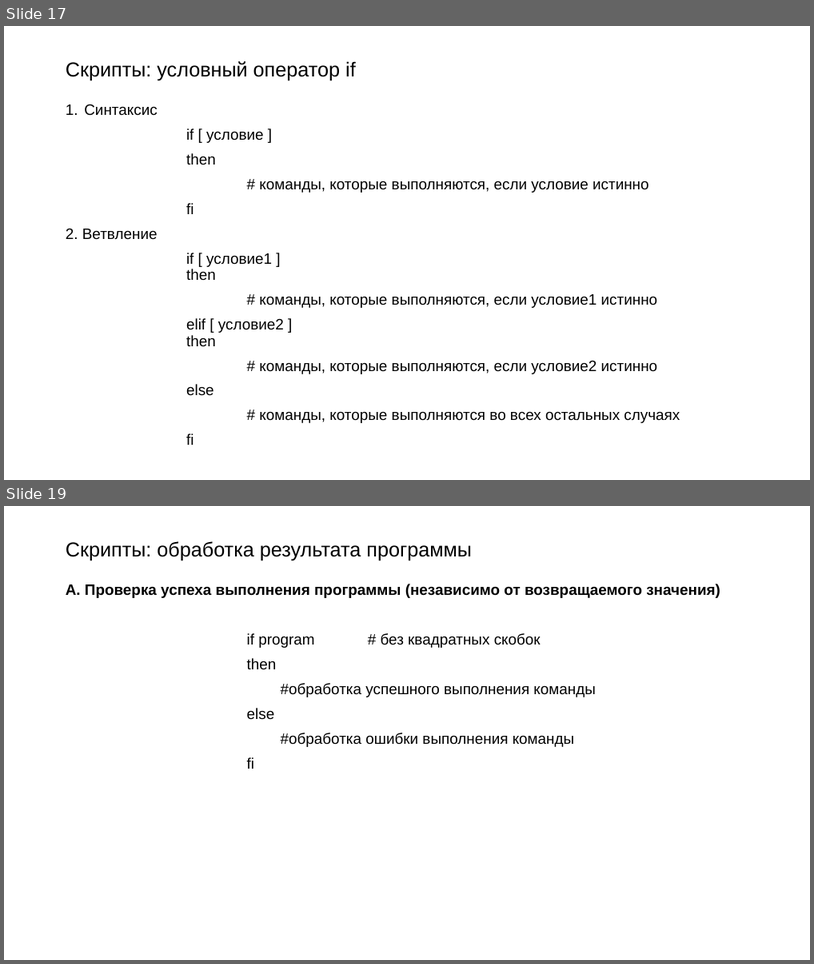
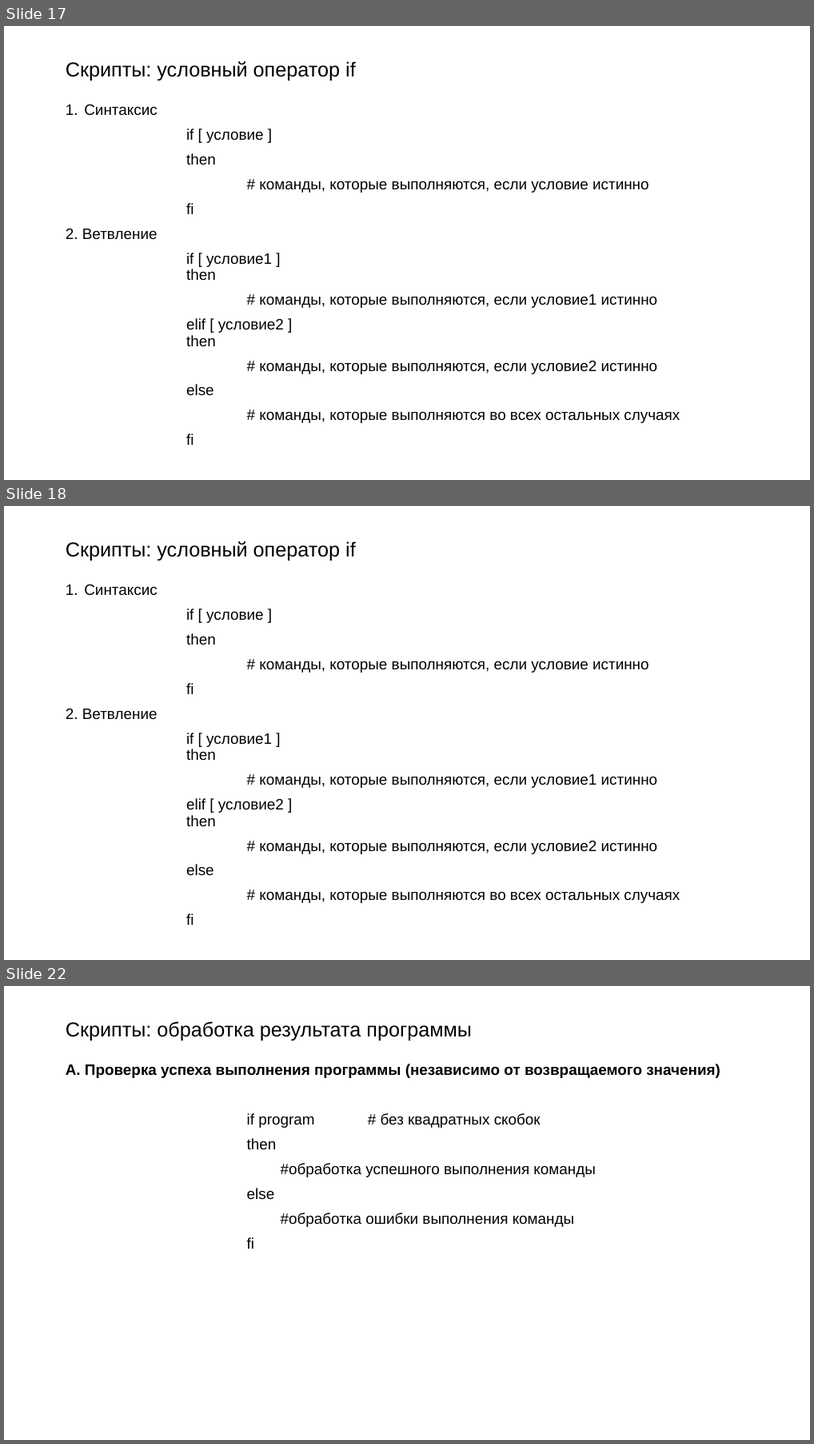
Before and after one commit to Rudeigin/OI, a slide deck: 2 лекция/ОИ bash.pptx. Shown one above the other, each under a label of ours: slides 17 and 19 before the commit, slides 17, 18 and 22 after it; the slides between them are not shown. The pictures are 814x964 and 814x1444 pixels, drawn with LibreOffice and Linux fonts; fonts in the diff are those of the drawing. Boxes give left, top, right and bottom in pixels: in the first picture for what was removed or moved away, otherwise in the second. Text is boxed around its words. In the diff, an @@ line names an element or a change of style, - is before the commit and + after.

```diff
--- a/2 лекция/ОИ bash.pptx
+++ b/2 лекция/ОИ bash.pptx
@@ slide 18 added at box(4, 506, 810, 960), background #FFFFFF @@
@@ title added at box(66, 541, 356, 561), 24 pt, text #000000 @@
+Скрипты: условный оператор if
@@ text added at box(66, 584, 680, 924), 18 pt, text #000000 @@
+1. Синтаксис
+if [ условие ]
+then
+# команды, которые выполняются, если условие истинно
+fi
+2. Ветвление
+if [ условие1 ]
+then
+# команды, которые выполняются, если условие1 истинно
+elif [ условие2 ]
+then
+# команды, которые выполняются, если условие2 истинно
+else
+# команды, которые выполняются во всех остальных случаях
+fi
@@ what was slide 19 is now slide 22 @@
```
Also in this commit, not shown: 3 slides changed, 15 other slides added, 1 other file.
